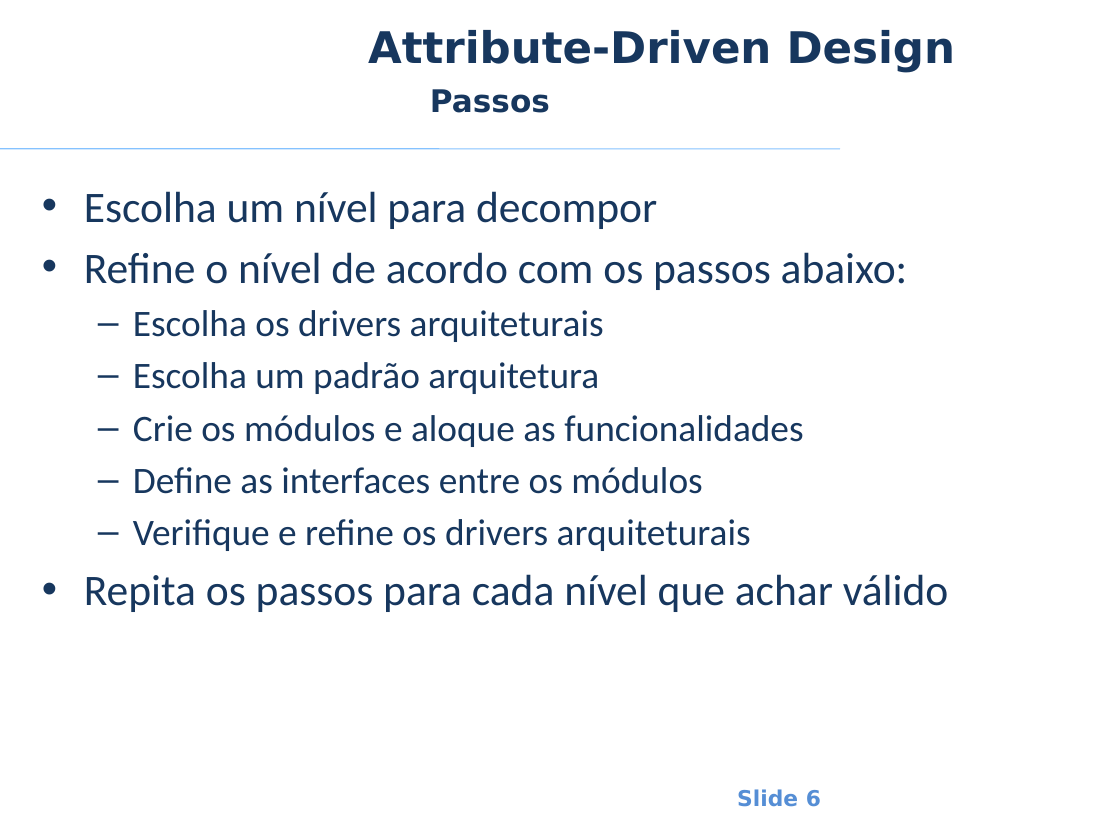
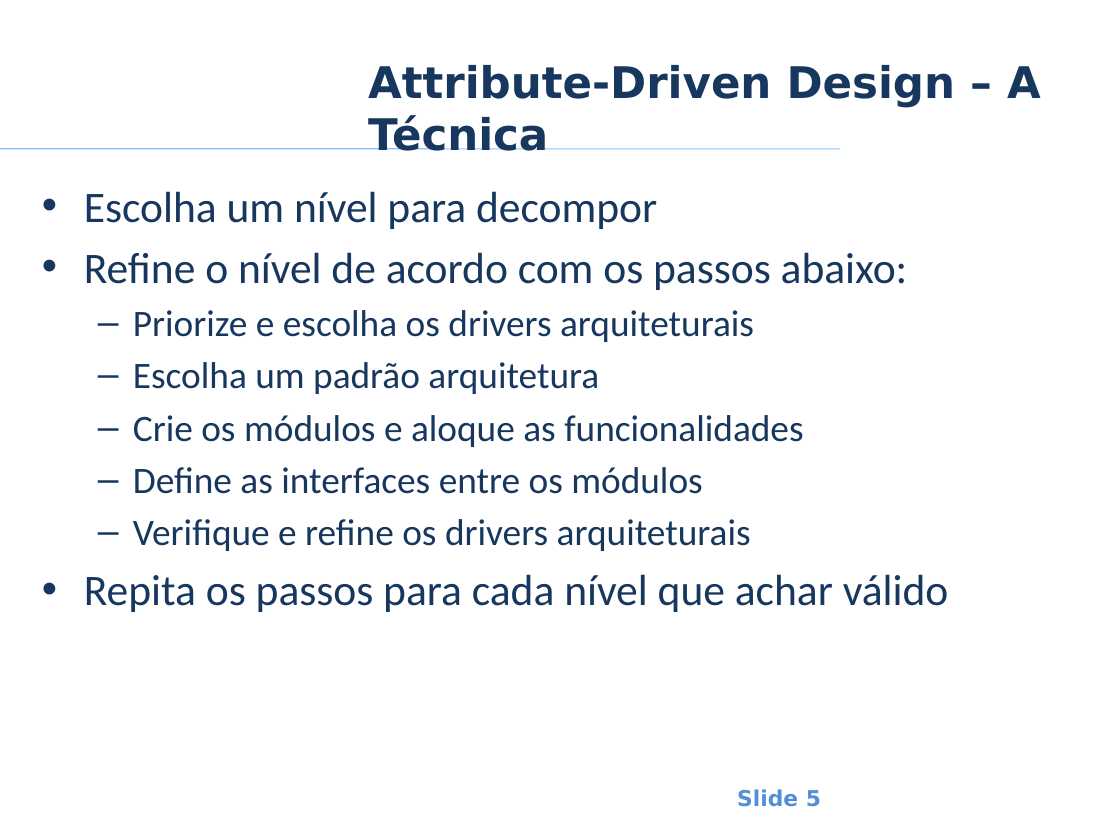
Before and after one commit to smrpuc/pos-fit-es10, a slide deck: slide 5 of Material Aulas/Arquitetura de Software/Aulas/ES - AS - Anderson Hummel - Aula 3 - 1 - Desenhando a Arquitetura - Attribute-Driven Design.pptx (slide 6 before the commit). Drawn at 1120x840 pixels with LibreOffice and Linux fonts; fonts in the diff are those of the drawing; background and template pictures are left out. Boxes give left, top, right and bottom in pixels: in the first picture for what was removed or moved away, otherwise in the second. Text is boxed around its words. In the diff, an @@ line names an element or a change of style, - is before the commit and + after.

Commit message:
Atualização de matéria de arquitetura

```diff
--- a/Material Aulas/Arquitetura de Software/Aulas/ES - AS - Anderson Hummel - Aula 3 - 1 - Desenhando a Arquitetura - Attribute-Driven Design.pptx
+++ b/Material Aulas/Arquitetura de Software/Aulas/ES - AS - Anderson Hummel - Aula 3 - 1 - Desenhando a Arquitetura - Attribute-Driven Design.pptx
@@ title at (368, 65, 1041, 151): text changed @@
-Attribute-Driven Design
+Attribute-Driven Design – A Técnica
@@ text removed at (430, 89, 550, 113) @@
-Passos
@@ text at (133, 310, 754, 342): text changed @@
-  – Escolha os drivers arquiteturais
+  – Priorize e escolha os drivers arquiteturais
@@ page number at (737, 789, 821, 807): text changed @@
-Slide 6
+Slide 5
```
Also in this commit, not shown: 5 other slides changed, 5 slides added, 20 slides removed, 1 other file.
